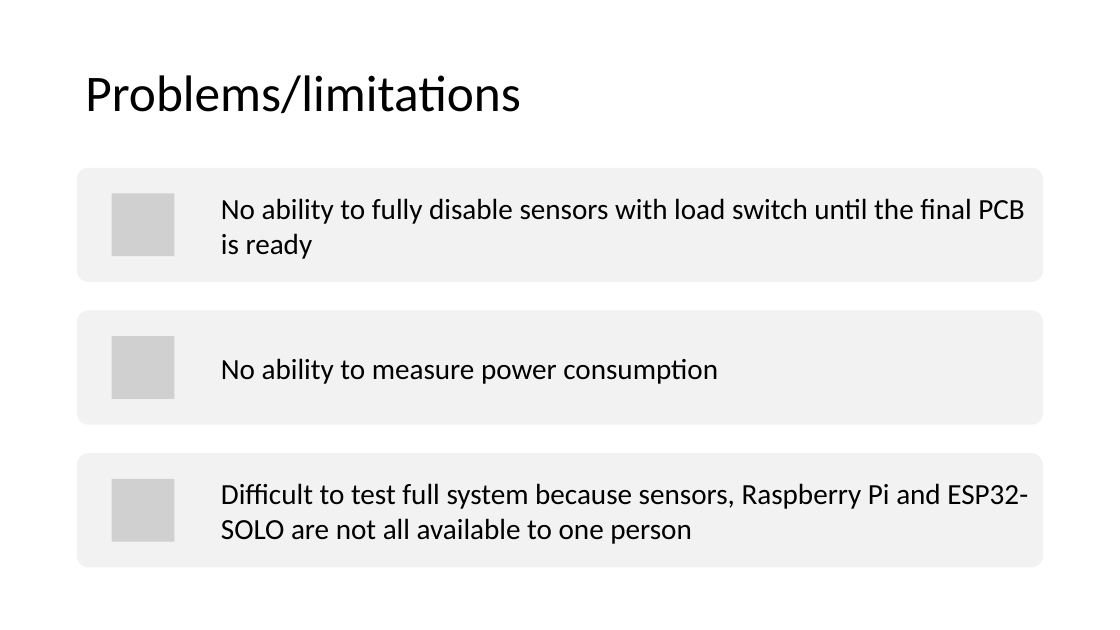
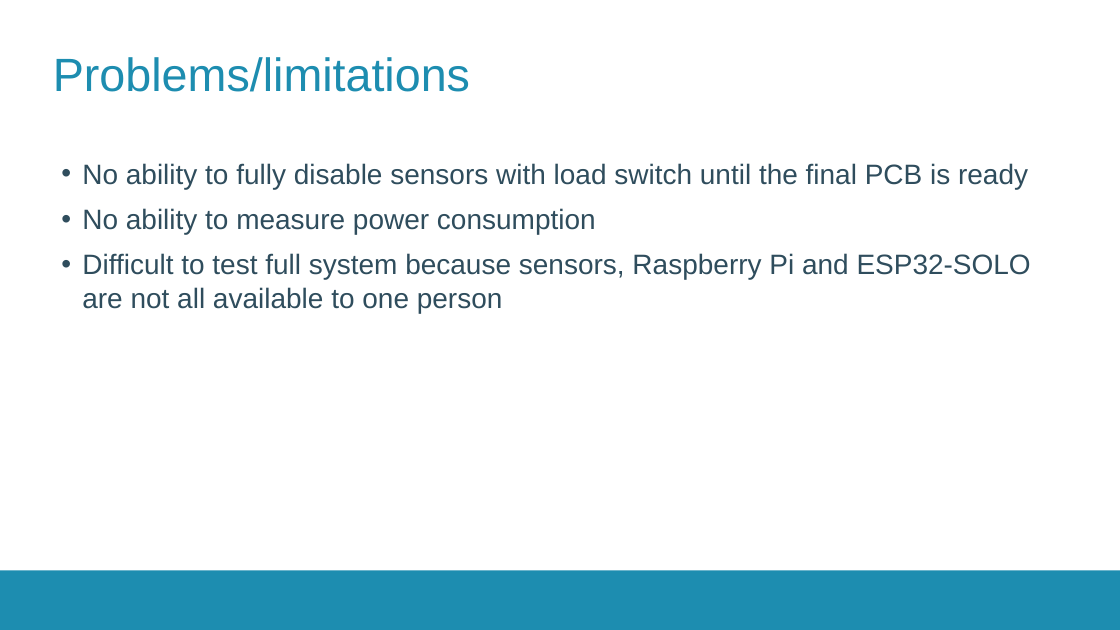
Before and after one commit to thomasf10/cosy_cafeteria, a slide deck: slide 8 of presentatie/tussentijdsepresentatie.pptx. Drawn at 1120x630 pixels with LibreOffice and Linux fonts; fonts in the diff are those of the drawing; grey boxes stand for pictures; background and template pictures are left out. Boxes give left, top, right and bottom in pixels: in the first picture for what was removed or moved away, otherwise in the second. Text is boxed around its words. In the diff, an @@ line names an element or a change of style, - is before the commit and + after.

```diff
--- a/presentatie/tussentijdsepresentatie.pptx
+++ b/presentatie/tussentijdsepresentatie.pptx
@@ title "Problems/limitations": place and size @@
-title "Problems/limitations" at [85,75,521,114]
+title "Problems/limitations" at [53,57,470,92]
@@ title "Problems/limitations" at [53,57,470,92]: size 44 to 40 pt, font Calibri to Arial, text colour #000000 to #1D8DB0; line spacing 0.9 to 1 @@
@@ text added at [82,163,1031,313], 24 pt, text #2F4D5D @@
+• No ability to fully disable sensors with load switch until the final PCB is ready
+• No ability to measure power consumption
+• Difficult to test full system because sensors, Raspberry Pi and ESP32-SOLO are not all available to one person
@@ group removed at [77,168,1044,568]: 3 rounded rectangles, 3 pictures, 3 texts @@
-No ability to fully disable sensors with load switch until the final PCB is ready
-No ability to measure power consumption
-Difficult to test full system because sensors, Raspberry Pi and ESP32-SOLO are not all available to one person
@@ rectangle added at [0,571,1120,630], fill #1D8DB0 @@
```
Also in this commit, not shown: 7 other slides changed, 6 other files.
